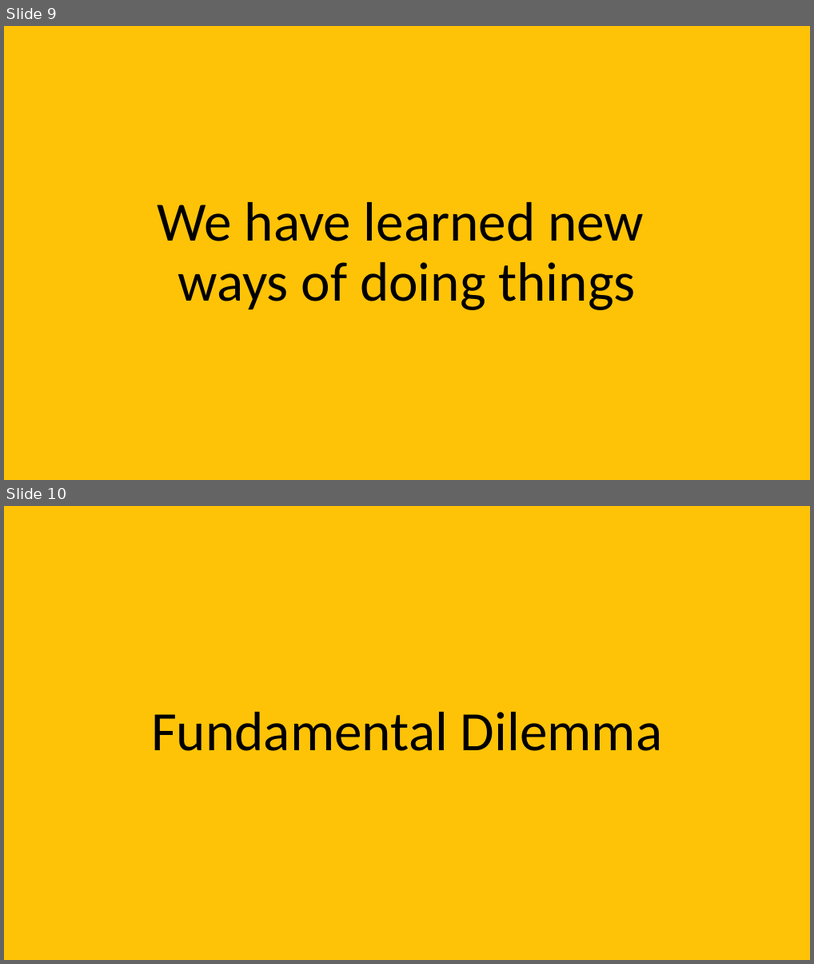
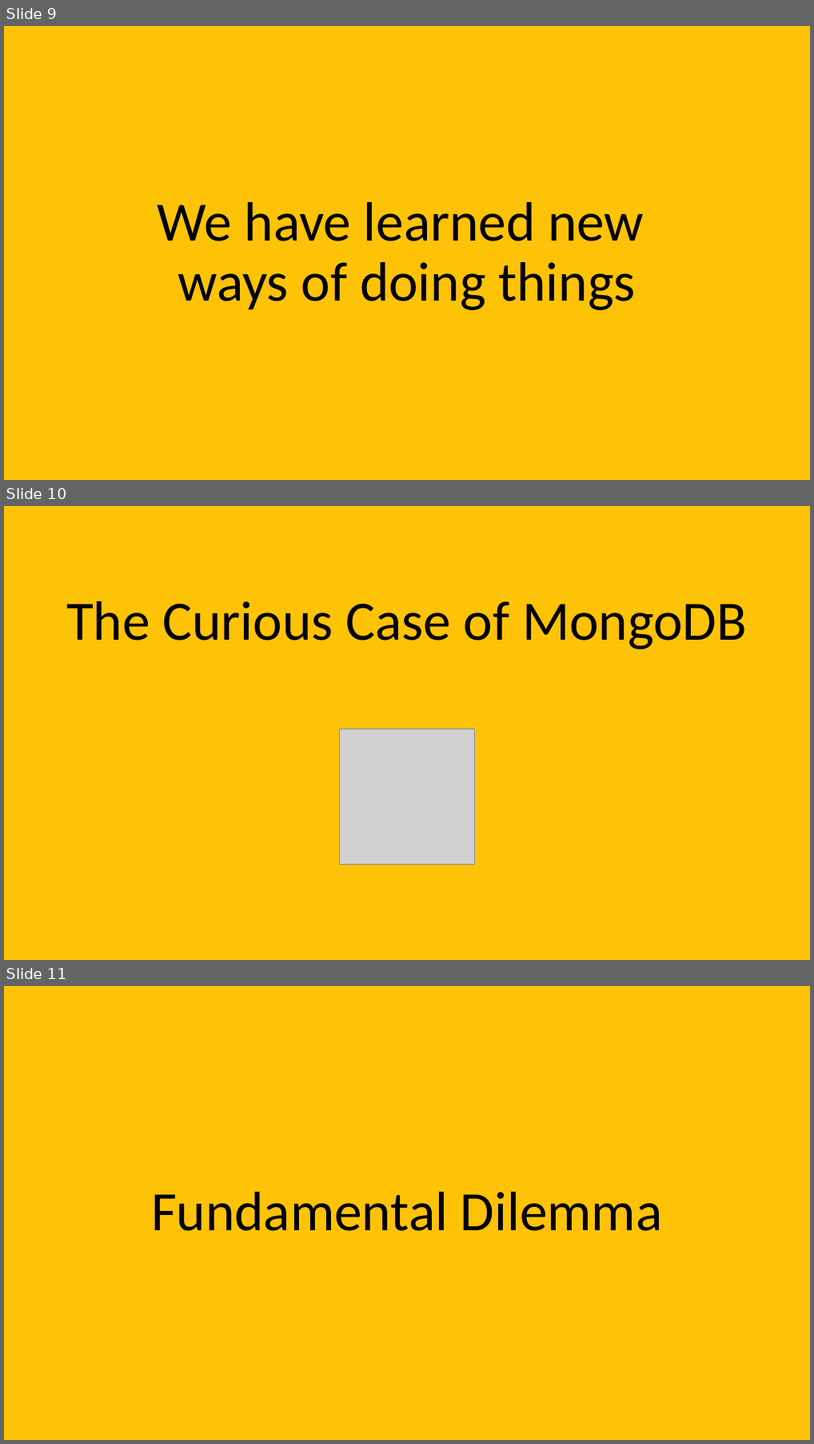
Before and after one commit to davidaayers/ea-talk, a slide deck: ea_in_a_devops_time.pptx. Shown one above the other, each under a label of ours: slides 9 and 10 before the commit, slides 9, 10 and 11 after it. The pictures are 814x964 and 814x1444 pixels, drawn with LibreOffice and Linux fonts; fonts in the diff are those of the drawing; grey boxes stand for pictures. Boxes give left, top, right and bottom in pixels: in the first picture for what was removed or moved away, otherwise in the second. Text is boxed around its words. In the diff, an @@ line names an element or a change of style, - is before the commit and + after.

```diff
--- a/ea_in_a_devops_time.pptx
+++ b/ea_in_a_devops_time.pptx
@@ slide 10 added at [4,506,810,960], background #FEC306 @@
@@ title added at [66,601,747,649], 66 pt, text #000000 @@
+The Curious Case of MongoDB
@@ picture added at [340,728,475,864] @@
@@ what was slide 10 is now slide 11 @@
```
Also in this commit, not shown: 13 slides changed, 3 other slides added.
